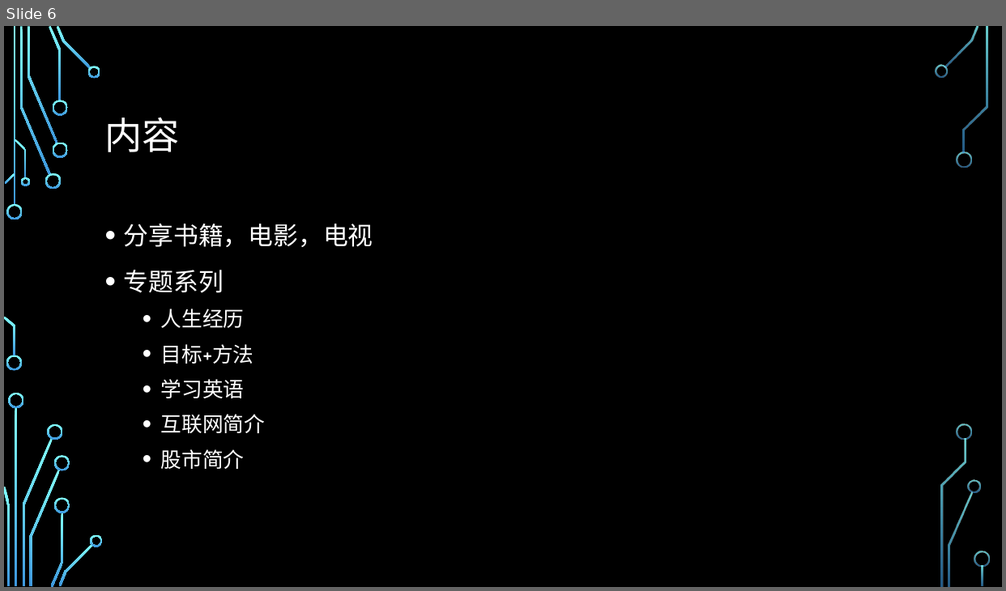
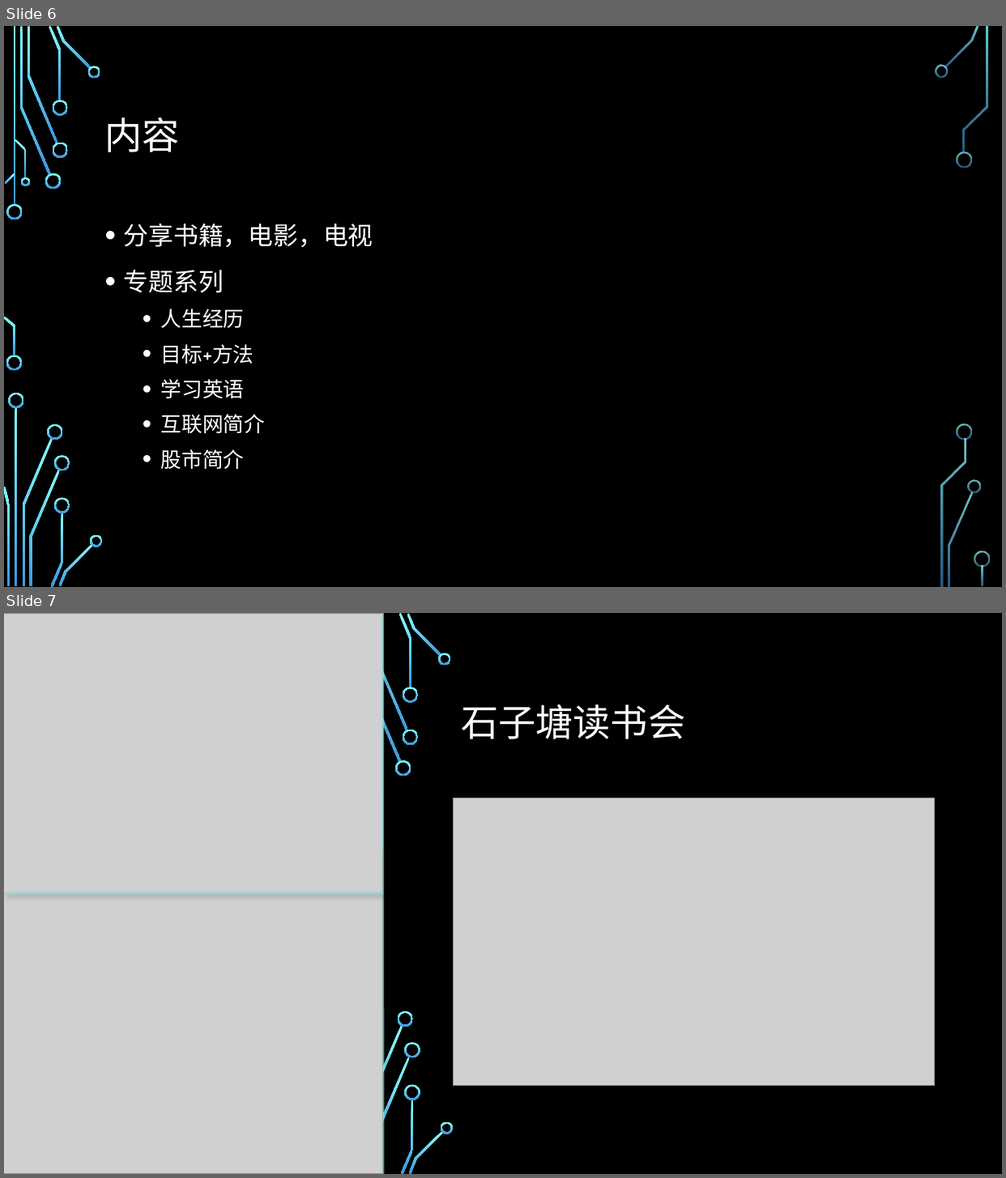
Before and after one commit to WeileiZeng/middle-school-study-plan, a slide deck: shizitang/shizitang.pptx. Shown one above the other, each under a label of ours: slide 6 before the commit, slides 6 and 7 after it. The pictures are 1006x591 and 1006x1178 pixels, drawn with LibreOffice and Linux fonts; fonts in the diff are those of the drawing; grey boxes stand for pictures; background and template pictures are left out. Boxes give left, top, right and bottom in pixels: in the first picture for what was removed or moved away, otherwise in the second. Text is boxed around its words. In the diff, an @@ line names an element or a change of style, - is before the commit and + after.

```diff
--- a/shizitang/shizitang.pptx
+++ b/shizitang/shizitang.pptx
@@ slide 7 added at <box>4,613,1002,1174</box>, background picture (left out); not listed: 16 template elements that a slide beside it also shows @@
@@ rectangle added at <box>4,613,1002,1174</box>, fill #000000 @@
@@ picture added at <box>4,613,383,894</box> @@
@@ group added at <box>280,613,454,1174</box>: 23 freeform shapes, 4 rectangles @@
@@ line added from (384, 613) to (384, 1174), #82FFFF 1.5 pt @@
@@ title added at <box>461,705,685,739</box>, 36 pt, text #FFFFFF @@
+石子塘读书会
@@ picture added at <box>454,798,936,1086</box> @@
@@ picture added at <box>4,894,383,1174</box> @@
@@ line added from (4, 894) to (383, 894), #82FFFF 1.5 pt @@
```
Also in this commit, not shown: 1 slide changed, 2 other slides added, 1 slide removed.
